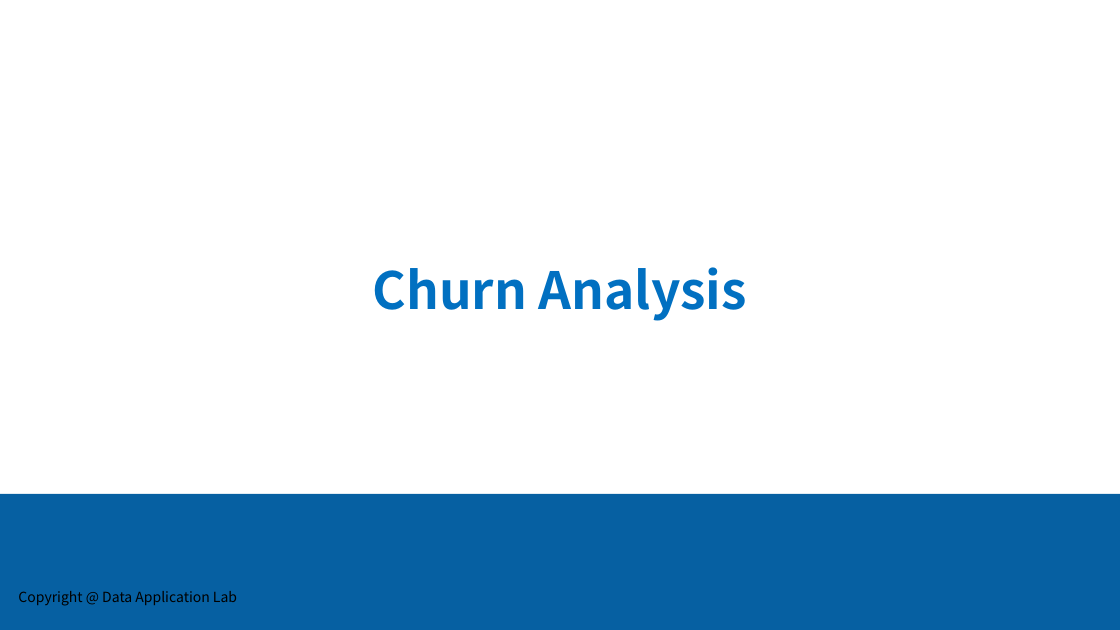
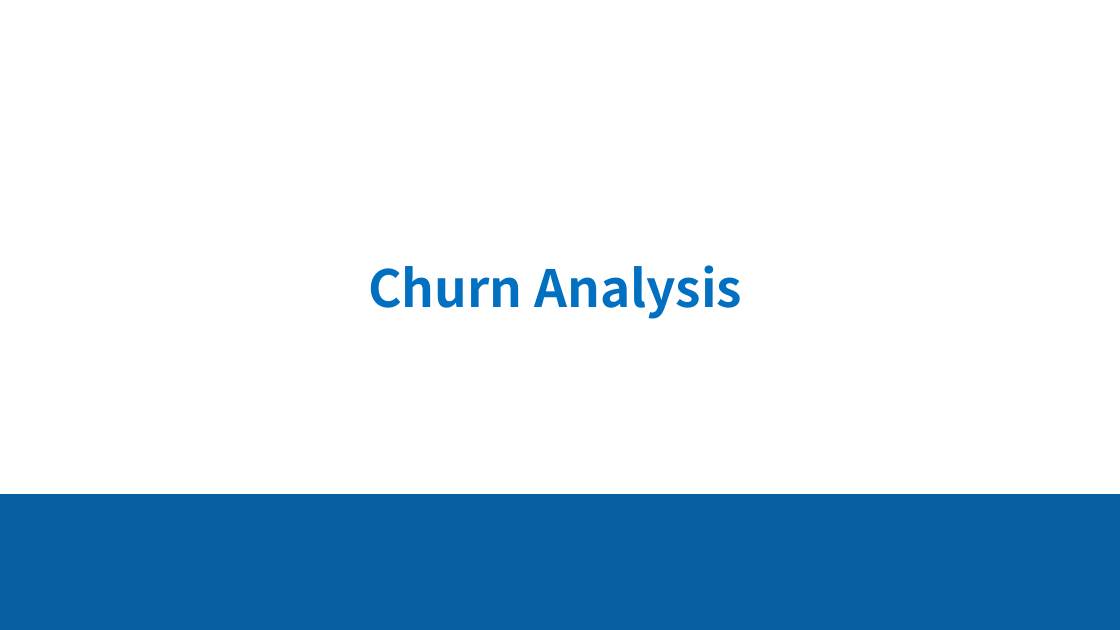
Before and after one commit to zhangjunzhe8868/Kaggle-ChurnAnalysis, a slide deck: slide 1 of reports/Churn Analysis.pptx. Drawn at 1120x630 pixels with LibreOffice and Linux fonts; fonts in the diff are those of the drawing; background and template pictures are left out. Boxes give left, top, right and bottom in pixels: in the first picture for what was removed or moved away, otherwise in the second. Text is boxed around its words. In the diff, an @@ line names an element or a change of style, - is before the commit and + after.

Commit message:
update the ppt

```diff
--- a/reports/Churn Analysis.pptx
+++ b/reports/Churn Analysis.pptx
@@ title "Churn Analysis" at bbox=[368, 265, 742, 319]: letter spacing 0 to -0.1 pt; alignment centre to left; indent changed; more space between paragraphs @@
@@ rectangle removed at bbox=[0, 494, 1120, 630] @@
@@ freeform shape added at bbox=[0, 494, 1120, 630], fill #0660A2 @@
@@ text removed at bbox=[18, 591, 237, 606] @@
-Copyright @ Data Application Lab
```
Also in this commit, not shown: 17 other slides changed, 2 other files.
